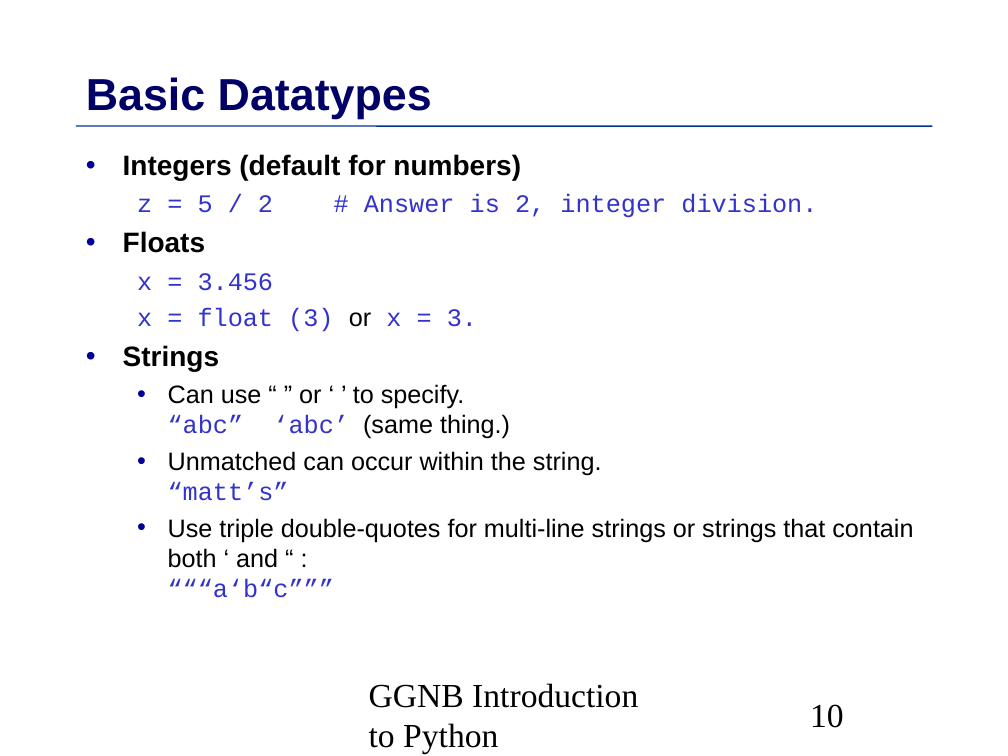
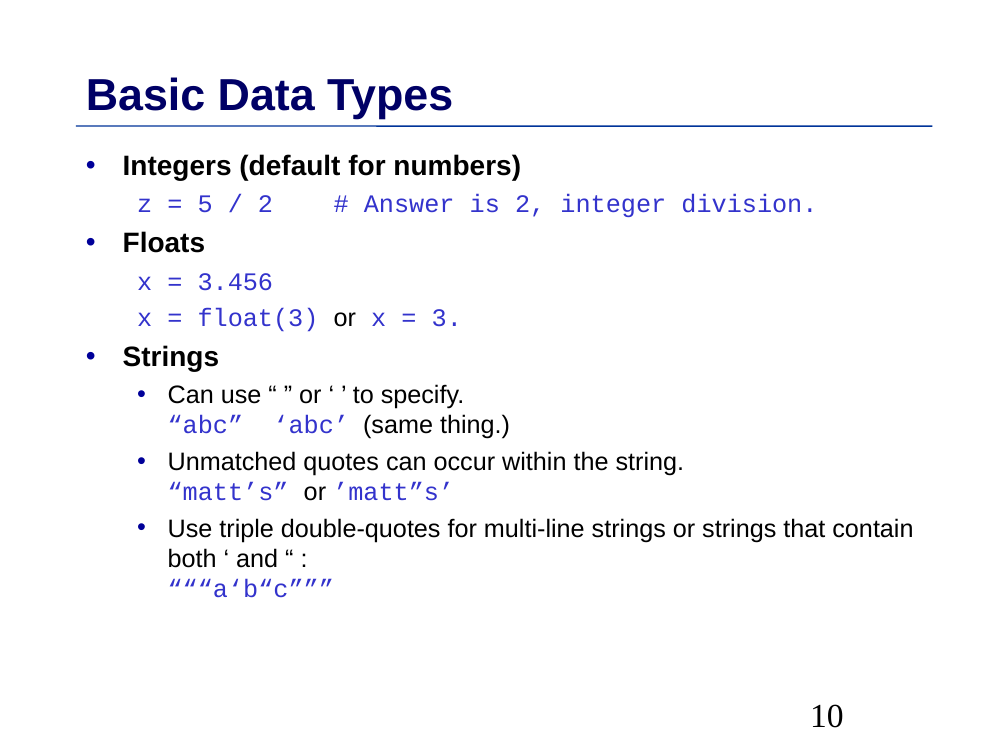
Before and after one commit to MPIDS/Python-Course, a slide deck: slide 10 of 01-basics/Talk/Python-Introduction.odp. Drawn at 1008x756 pixels with LibreOffice and Linux fonts; fonts in the diff are those of the drawing. Boxes give left, top, right and bottom in pixels: in the first picture for what was removed or moved away, otherwise in the second. Text is boxed around its words. In the diff, an @@ line names an element or a change of style, - is before the commit and + after.

```diff
--- a/01-basics/Talk/Python-Introduction.odp
+++ b/01-basics/Talk/Python-Introduction.odp
@@ title at [86, 77, 453, 119]: text changed @@
-Basic Datatypes
+Basic Data Types
@@ text at [137, 308, 462, 332]: spaces changed @@
-  x = float (3) or x = 3.
+  x = float(3) or x = 3.
@@ text at [168, 451, 685, 501]: text changed @@
-  • Unmatched can occur within the string.
-    “matt’s”
+  • Unmatched quotes can occur within the string.
+    “matt’s” or ’matt”s’
@@ text removed at [369, 683, 638, 754] @@
-GGNB Introduction to Python
```
Also in this commit, not shown: 101 other slides changed, 2 slides added, 2 slides removed.
